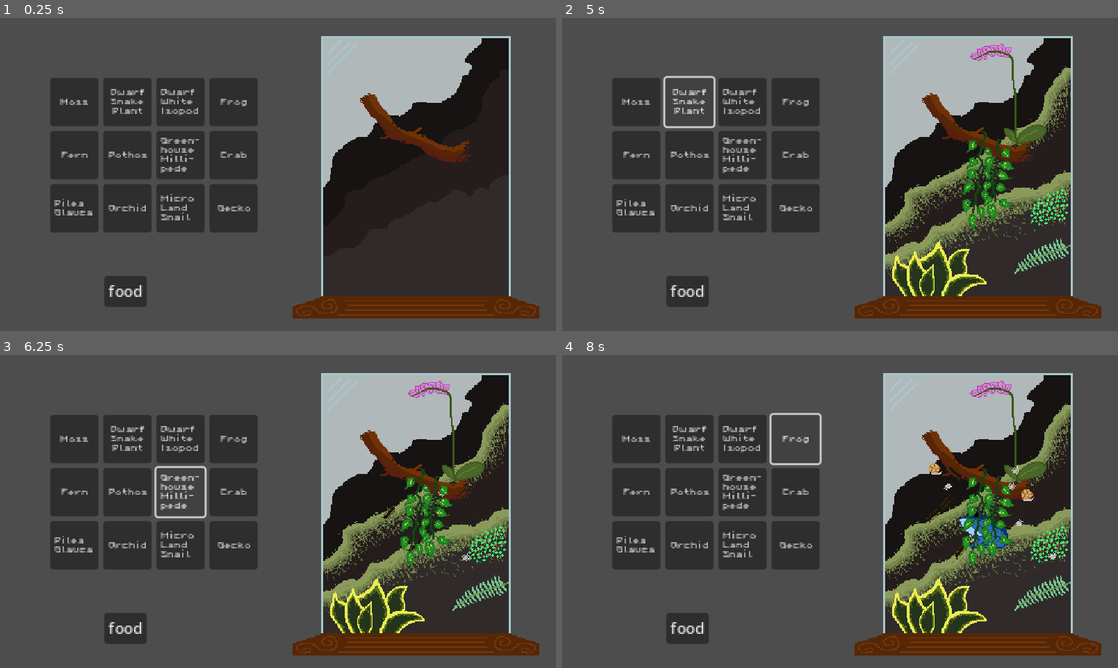
Above: before the commit, frames 1-4 (two rows, left to right).
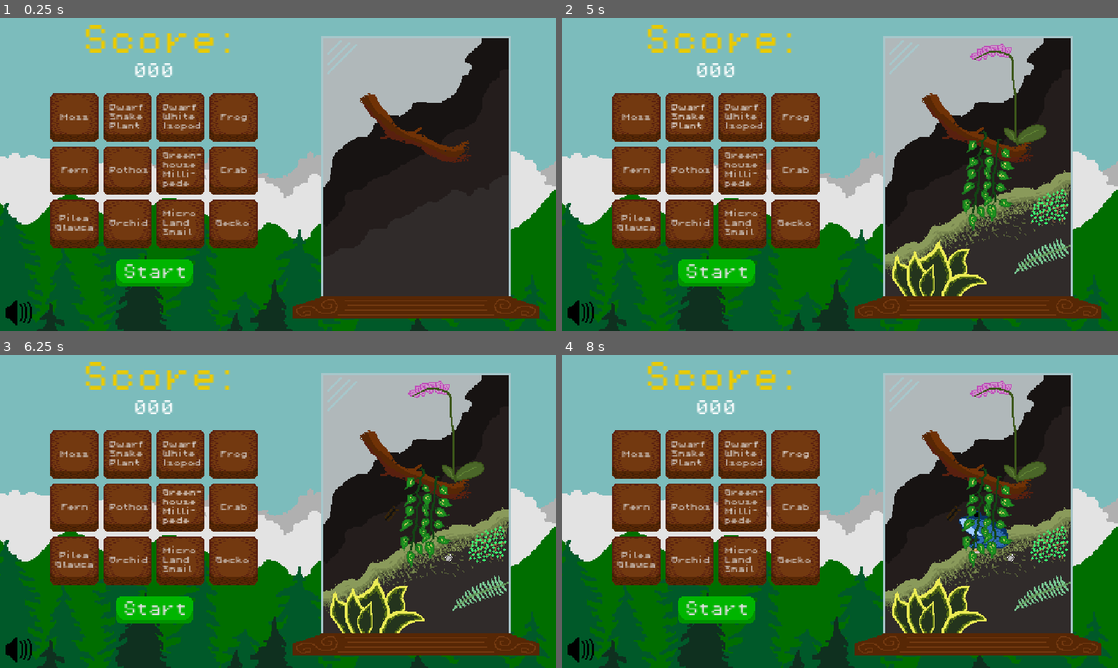
Above: after the commit, the same moments.

Repository: AdamOravecz1/GameJam2025
Game: Godot game, scene res://Scenes/main.tscn
Same seed, same stepped clock (60 frames per second), same inputs: the game is played once before the commit and once after it.
Inputs:
- Up to frame 1 (0.25 s): no input
- Up to frame 2 (5 s): click "Moss" at 0.5 s; click "Fern" at 1.25 s; click "Pilea Glauca" at 2 s; click "Orchid" at 2.75 s; click "Pothos" at 3.5 s; click "Dwarf Snake Plant" at 4.25 s
- Up to frame 3 (6.25 s): click "Dwarf White Isopod" at 5 s; click "Green- house Milli- pede" at 5.75 s
- Up to frame 4 (8 s): click "Micro Land Snail" at 6.5 s; click "Frog" at 7.25 s

The runs differ from the first frame. In frame 1, 69% of the frame differs, in the area x 0-100%, y 0-100%; in frame 2, 70%; in frame 3, 70%; in frame 4, 71%.

Commit message:
sound/ button_design/start/score

Diff:
--- a/Scenes/main.tscn
+++ b/Scenes/main.tscn
@@ -1,7 +1,8 @@
-[gd_scene load_steps=50 format=3 uid="uid://hxme3shh4xb6"]
+[gd_scene load_steps=61 format=3 uid="uid://hxme3shh4xb6"]
 
 [ext_resource type="Script" path="res://Scripts/main.gd" id="1_u4m1k"]
 [ext_resource type="Texture2D" uid="uid://ci286dfxxgitn" path="res://Sprites/EmptyAquarium.png" id="1_xrdet"]
+[ext_resource type="Texture2D" uid="uid://ccmi0hqy8fs4k" path="res://Sprites/BackGround.png" id="2_nvs12"]
 [ext_resource type="Texture2D" uid="uid://dmladlj1vegxh" path="res://Sprites/MossLayer0.png" id="2_ruou6"]
 [ext_resource type="Texture2D" uid="uid://coystd0oxwrwu" path="res://Sprites/MossLayer1.png" id="3_vehcd"]
 [ext_resource type="Texture2D" uid="uid://bdt6voosh4qhq" path="res://Sprites/MossLayer2.png" id="4_e18b1"]
@@ -40,6 +41,11 @@
 [ext_resource type="Texture2D" uid="uid://ca4tskxn2vkoa" path="res://Sprites/DeadDwarfSnakePlantLayer1.png" id="37_5lh6v"]
 [ext_resource type="Theme" uid="uid://c0uuw8w6ubs10" path="res://Themes/Button.tres" id="40_kiocg"]
 [ext_resource type="Texture2D" uid="uid://cci3wssqi8s0u" path="res://Sprites/Stand.png" id="41_go4eq"]
+[ext_resource type="AudioStream" uid="uid://bf6klqc5f1lds" path="res://Sound/Plant.wav" id="42_bqxji"]
+[ext_resource type="AudioStream" uid="uid://b4mwtnxs0mevd" path="res://Sound/Animal.wav" id="43_3cysk"]
+[ext_resource type="Texture2D" uid="uid://vd7drletby43" path="res://Sprites/SoundOn.png" id="44_arqud"]
+[ext_resource type="FontFile" uid="uid://caswad0e4wnv2" path="res://Fonts/PixelOperator.ttf" id="45_xrfuq"]
+[ext_resource type="Theme" uid="uid://74khrow5p36h" path="res://Themes/StartButton.tres" id="46_fuqrg"]
 
 [sub_resource type="RectangleShape2D" id="RectangleShape2D_tcfwk"]
 size = Vector2(26, 12)
@@ -68,9 +74,25 @@
 [sub_resource type="SegmentShape2D" id="SegmentShape2D_uflv2"]
 b = Vector2(-192, 0)
 
+[sub_resource type="StyleBoxEmpty" id="StyleBoxEmpty_ruxel"]
+
+[sub_resource type="StyleBoxEmpty" id="StyleBoxEmpty_2km3s"]
+
+[sub_resource type="StyleBoxEmpty" id="StyleBoxEmpty_2voet"]
+
+[sub_resource type="StyleBoxEmpty" id="StyleBoxEmpty_5xrs0"]
+
+[sub_resource type="StyleBoxEmpty" id="StyleBoxEmpty_163jx"]
+
 [node name="Main" type="Node2D" groups=["Main"]]
 y_sort_enabled = true
 script = ExtResource("1_u4m1k")
+
+[node name="BackGround" type="Sprite2D" parent="."]
+z_index = -1
+position = Vector2(-228, 41)
+scale = Vector2(0.5, 0.5)
+texture = ExtResource("2_nvs12")
 
 [node name="TopOfVine" type="Area2D" parent="."]
 collision_layer = 2
@@ -382,7 +404,7 @@
 texture = ExtResource("41_go4eq")
 
 [node name="Buttons" type="Node2D" parent="."]
-position = Vector2(-379, 0)
+position = Vector2(-379, 16)
 
 [node name="SmallPlants" type="Node2D" parent="Buttons"]
 
@@ -409,7 +431,6 @@
 theme = ExtResource("40_kiocg")
 text = "Pilea
 Glauca"
-alignment = 0
 
 [node name="LargePlants" type="Node2D" parent="Buttons"]
 position = Vector2(55, 0)
@@ -420,15 +441,16 @@
 offset_right = 50.0
 offset_bottom = 105.0
 theme = ExtResource("40_kiocg")
-text = "Orchid"
+text = " Orchid"
+alignment = 0
 
 [node name="PothosButton" type="Button" parent="Buttons/LargePlants"]
 custom_minimum_size = Vector2(50, 50)
 offset_right = 50.0
 offset_bottom = 50.0
 theme = ExtResource("40_kiocg")
-text = "Pothos"
-alignment = 2
+text = " Pothos"
+alignment = 0
 clip_text = true
 
 [node name="DwarfSnakePlantButton" type="Button" parent="Buttons/LargePlants"]
@@ -437,9 +459,10 @@
 offset_right = 50.0
 offset_bottom = -5.0
 theme = ExtResource("40_kiocg")
-text = "Dwarf
-Snake
-Plant"
+text = " Dwarf
+ Snake
+ Plant"
+alignment = 0
 
 [node name="SmallAnimals" type="Node2D" parent="Buttons"]
 position = Vector2(110, 0)
@@ -450,9 +473,9 @@
 offset_right = 50.0
 offset_bottom = -5.0
 theme = ExtResource("40_kiocg")
-text = "Dwarf
-White
-Isopod"
+text = " Dwarf
+ White
+ Isopod"
 alignment = 0
 
 [node name="Millipede" type="Button" parent="Buttons/SmallAnimals"]
@@ -461,10 +484,10 @@
 offset_bottom = 50.0
 theme = ExtResource("40_kiocg")
 theme_override_font_sizes/font_size = 8
-text = "Green-
-house
-Milli-
-pede"
+text = " Green-
+ house
+ Milli-
+ pede"
 alignment = 0
 
 [node name="Snail" type="Button" parent="Buttons/SmallAnimals"]
@@ -473,9 +496,9 @@
 offset_right = 50.0
 offset_bottom = 105.0
 theme = ExtResource("40_kiocg")
-text = "Micro
-Land
-Snail"
+text = " Micro
+ Land
+ Snail"
 alignment = 0
 
 [node name="LargeAnimals" type="Node2D" parent="Buttons"]
@@ -510,12 +533,55 @@
 [node name="Timer" type="Timer" parent="."]
 autostart = true
 
-[node name="food" type="Button" parent="."]
-offset_left = -323.0
-offset_top = 150.0
-offset_right = -279.0
-offset_bottom = 181.0
-text = "food"
+[node name="PlantSound" type="AudioStreamPlayer" parent="."]
+stream = ExtResource("42_bqxji")
+bus = &"SFX"
+
+[node name="AnimalSound" type="AudioStreamPlayer" parent="."]
+stream = ExtResource("43_3cysk")
+bus = &"SFX"
+
+[node name="Sound" type="Button" parent="."]
+offset_left = -428.0
+offset_top = 172.0
+offset_right = -396.0
+offset_bottom = 204.0
+theme_type_variation = &"FlatButton"
+theme_override_styles/normal = SubResource("StyleBoxEmpty_ruxel")
+theme_override_styles/hover = SubResource("StyleBoxEmpty_2km3s")
+theme_override_styles/pressed = SubResource("StyleBoxEmpty_2voet")
+theme_override_styles/disabled = SubResource("StyleBoxEmpty_5xrs0")
+theme_override_styles/focus = SubResource("StyleBoxEmpty_163jx")
+toggle_mode = true
+icon = ExtResource("44_arqud")
+
+[node name="ScoreLabel" type="Label" parent="."]
+offset_left = -346.0
+offset_top = -110.0
+offset_right = -186.0
+offset_bottom = -78.0
+theme_override_colors/font_color = Color(0.917647, 0.792157, 0, 1)
+theme_override_fonts/font = ExtResource("45_xrfuq")
+theme_override_font_sizes/font_size = 32
+text = "Score:"
+
+[node name="Score" type="Label" parent="."]
+offset_left = -293.0
+offset_top = -70.0
+offset_right = -251.0
+offset_bottom = -47.0
+theme_override_fonts/font = ExtResource("45_xrfuq")
+text = "000"
+horizontal_alignment = 1
+
+[node name="Start" type="Button" parent="."]
+offset_left = -311.0
+offset_top = 133.0
+offset_right = -231.0
+offset_bottom = 161.0
+theme = ExtResource("46_fuqrg")
+theme_type_variation = &"FlatButton"
+text = "Start"
 
 [connection signal="pressed" from="Buttons/SmallPlants/MossButton" to="." method="_on_moss_button_pressed"]
 [connection signal="pressed" from="Buttons/SmallPlants/FernButton" to="." method="_on_fern_button_pressed"]
@@ -531,4 +597,5 @@
 [connection signal="pressed" from="Buttons/LargeAnimals/Crab" to="." method="_on_crab_pressed"]
 [connection signal="pressed" from="Buttons/LargeAnimals/Gecko" to="." method="_on_gecko_pressed"]
 [connection signal="timeout" from="Timer" to="." method="_on_timer_timeout"]
-[connection signal="pressed" from="food" to="." method="_on_food_pressed"]
+[connection signal="pressed" from="Sound" to="." method="_on_sound_pressed"]
+[connection signal="pressed" from="Start" to="." method="_on_start_pressed"]
--- a/Scripts/crab.gd
+++ b/Scripts/crab.gd
@@ -58,9 +58,7 @@
 		walk = false
 		hunger = 30
 		main.eat_small_animal()
-		if main.found_food:
-			main.fertilizer += nutrition
-		else:
+		if not main.found_food:
 			main.big_animal_present = null
 			queue_free()
 
--- a/Scripts/frog.gd
+++ b/Scripts/frog.gd
@@ -73,8 +73,6 @@
 		frog_animation.play("eat")
 		hunger = 20
 		main.eat_small_animal()
-		if main.found_food:
-			main.fertilizer += nutrition
-		else:
+		if not main.found_food:
 			main.big_animal_present = null
 			queue_free()
--- a/Scripts/gecko.gd
+++ b/Scripts/gecko.gd
@@ -62,9 +62,7 @@
 		gecko_animation.play("eat")
 		hunger = 10
 		main.eat_small_animal()
-		if main.found_food:
-			main.fertilizer += nutrition
-		else:
+		if not main.found_food:
 			main.big_animal_present = null
 			queue_free()
 
--- a/Scripts/main.gd
+++ b/Scripts/main.gd
@@ -4,6 +4,14 @@
 var frog := preload("res://Scenes/frog.tscn")
 var crab := preload("res://Scenes/crab.tscn")
 var gecko := preload("res://Scenes/gecko.tscn")
+
+@onready var plant_sound = $PlantSound
+@onready var animal_sound = $AnimalSound
+
+@export var sound_off = preload("res://Sprites/SoundOff.png")
+@export var sound_on = preload("res://Sprites/SoundOn.png")
+
+var sound = true
 
 var found_food = false
 var type_to_eat = 0
@@ -12,6 +20,8 @@
 var fertilizer = 30
 var restart_game = true
 
+var score = 0
+
 var moss = {
 	"name" = "Moss",
 	"live" = 0,
@@ -103,7 +113,7 @@
 	"name" = "Millipede",
 	"health" = 30,
 	"eats" = 40.0,
-	"nutrition" = 2.0,
+	"nutrition" = 1.5,
 	"hunger_sensitivity" = 2
 }
 
@@ -111,7 +121,7 @@
 	"name" = "Snail",
 	"health" = 40,
 	"eats" = 50.0,
-	"nutrition" = 3.0,
+	"nutrition" = 2.0,
 	"hunger_sensitivity" = 3
 }
 
@@ -120,6 +130,10 @@
 	"millipede" = millipede,
 	"snail" = snail
 }
+
+func _ready():
+	Engine.time_scale = 0
+	$Sound.icon = sound_on
 
 func _on_moss_button_pressed():
 	if moss["live"] < 4:
@@ -128,7 +142,7 @@
 		moss["live"] += 1
 		$Moss.get_children()[moss["showing"]].show()
 		$Moss.get_children()[moss["showing"] + 4].hide()
-
+		plant_sound.play()
 		moss["showing"] += 1
 
 func _on_fern_button_pressed():
@@ -138,7 +152,7 @@
 		fern["live"] += 1
 		$Fern.get_children()[fern["showing"]].show()
 		$Fern.get_children()[fern["showing"] + 4].hide()
-
+		plant_sound.play()
 		fern["showing"] += 1
 
 func _on_pilea_glauca_button_pressed():
@@ -148,7 +162,7 @@
 		pilea_glauca["live"] += 1
 		$PileaGlauca.get_children()[pilea_glauca["showing"]].show()
 		$PileaGlauca.get_children()[pilea_glauca["showing"] + 4].hide()
-
+		plant_sound.play()
 		pilea_glauca["showing"] += 1
 
 func _on_orchid_button_pressed():
@@ -158,7 +172,7 @@
 		orchid["live"] += 1
 		$Orchid.get_children()[orchid["showing"]].show()
 		$Orchid.get_children()[orchid["showing"] + 2].hide()
-
+		plant_sound.play()
 		orchid["showing"] += 1
 
 func _on_pothos_button_pressed():
@@ -168,7 +182,7 @@
 		pothos["live"] += 1
 		$Pothos.get_children()[pothos["showing"]].show()
 		$Pothos.get_children()[pothos["showing"] + 2].hide()
-
+		plant_sound.play()
 		pothos["showing"] += 1
 
 func _on_dwarf_snake_plant_button_pressed():
@@ -178,20 +192,24 @@
 		dwarf_snake_plant["live"] += 1
 		$DwarfSnakePlant.get_children()[dwarf_snake_plant["showing"]].show()
 		$DwarfSnakePlant.get_children()[dwarf_snake_plant["showing"] + 2].hide()
-
+		plant_sound.play()
 		dwarf_snake_plant["showing"] += 1
 
 func _on_isopod_pressed():
 	add_small_animal("dwarf_white_isopod")
+	animal_sound.play()
 
 func _on_millipede_pressed():
 	add_small_animal("greenhouse_millipede")
+	animal_sound.play()
 
 func _on_snail_pressed():
 	add_small_animal("micro_land_snail")
+	animal_sound.play()
 
 func _on_frog_pressed():
 	if big_animal_present == null:
+		animal_sound.play()
 		var animal := frog.instantiate()
 		var rand_x = randi_range(-40, 70)
 		var rand_y = randi_range(25, 100)
@@ -201,6 +219,7 @@
 
 func _on_crab_pressed():
 	if big_animal_present == null:
+		animal_sound.play()
 		var animal := crab.instantiate()
 		var rand_x = randi_range(-40, 70)
 		var rand_y = randi_range(25, 100)
@@ -210,6 +229,7 @@
 
 func _on_gecko_pressed():
 	if big_animal_present == null:
+		animal_sound.play()
 		var animal := gecko.instantiate()
 		var rand_x = randi_range(-40, 70)
 		var rand_y = randi_range(25, 100)
@@ -241,6 +261,8 @@
 
 
 func _on_timer_timeout():
+	score += 1
+
 	restart_game = true
 	plant_loop(pilea_glauca)
 	plant_loop(fern)
@@ -255,6 +277,10 @@
 	if restart_game:
 		plant_material = 0
 		fertilizer = 30
+		Engine.time_scale = 0
+		score = 0
+
+	$Score.text = str(score)
 
 
 func plant_loop(plant):
@@ -335,21 +361,32 @@
 			0:
 				if $Animals/Isopod.get_child_count() > 0:
 					$Animals/Isopod.get_child(0).queue_free()
+					fertilizer += big_animal_present.nutrition * isopod["nutrition"]
 					print("iso")
 					found_food = true
 			1:
 				if $Animals/Millipede.get_child_count() > 0:
 					$Animals/Millipede.get_child(0).queue_free()
+					fertilizer += big_animal_present.nutrition * millipede["nutrition"]
 					print("milli")
 					found_food = true
 			2:
 				if $Animals/Snail.get_child_count() > 0:
 					$Animals/Snail.get_child(0).queue_free()
+					fertilizer += big_animal_present.nutrition * snail["nutrition"]
 					print("snail")
 					found_food = true
 		tried += 1
 
 	type_to_eat += 1
 
-func _on_food_pressed():
-	fertilizer += 15
+func _on_sound_pressed():
+	var bus_index = AudioServer.get_bus_index("SFX")
+	var is_muted = $Sound.button_pressed
+
+	AudioServer.set_bus_mute(bus_index, is_muted)
+	$Sound.icon = sound_off if is_muted else sound_on
+
+
+func _on_start_pressed():
+	Engine.time_scale = 1
--- a/Scripts/small_animal.gd
+++ b/Scripts/small_animal.gd
@@ -101,7 +101,6 @@
 			health -= hunger_sensitive
 	else:
 		if compost_counter == 0:
-			main.fertilizer += nutrition
 			queue_free()
 		compost_counter -= 1
 		triger_death()
--- a/Themes/Button.tres
+++ b/Themes/Button.tres
@@ -1,6 +1,7 @@
 [gd_resource type="Theme" load_steps=7 format=3 uid="uid://c0uuw8w6ubs10"]
 
 [ext_resource type="FontFile" uid="uid://caswad0e4wnv2" path="res://Fonts/PixelOperator.ttf" id="1_dtg4c"]
+[ext_resource type="Texture2D" uid="uid://dslpjl138pq67" path="res://Sprites/Button3.png" id="2_vflln"]
 
 [sub_resource type="StyleBoxFlat" id="StyleBoxFlat_nucju"]
 content_margin_left = 4.0
@@ -14,62 +15,22 @@
 corner_radius_bottom_left = 3
 corner_detail = 5
 
-[sub_resource type="StyleBoxFlat" id="StyleBoxFlat_l7fid"]
-content_margin_left = 4.0
-content_margin_top = 4.0
-content_margin_right = 4.0
-content_margin_bottom = 4.0
-bg_color = Color(1, 1, 1, 0.75)
-draw_center = false
-border_width_left = 2
-border_width_top = 2
-border_width_right = 2
-border_width_bottom = 2
-corner_radius_top_left = 3
-corner_radius_top_right = 3
-corner_radius_bottom_right = 3
-corner_radius_bottom_left = 3
-corner_detail = 5
-expand_margin_left = 2.0
-expand_margin_top = 2.0
-expand_margin_right = 2.0
-expand_margin_bottom = 2.0
+[sub_resource type="StyleBoxEmpty" id="StyleBoxEmpty_poym1"]
 
-[sub_resource type="StyleBoxFlat" id="StyleBoxFlat_nc7cw"]
-content_margin_left = 4.0
-content_margin_top = 4.0
-content_margin_right = 4.0
-content_margin_bottom = 4.0
-bg_color = Color(0.225, 0.225, 0.225, 0.6)
-corner_radius_top_left = 3
-corner_radius_top_right = 3
-corner_radius_bottom_right = 3
-corner_radius_bottom_left = 3
-corner_detail = 5
+[sub_resource type="StyleBoxTexture" id="StyleBoxTexture_hdib3"]
+content_margin_left = 2.0
+content_margin_right = 2.0
+content_margin_bottom = 1.0
+texture = ExtResource("2_vflln")
+region_rect = Rect2(0, 0, 50, 50)
 
-[sub_resource type="StyleBoxFlat" id="StyleBoxFlat_mg25u"]
-content_margin_left = 4.0
-content_margin_top = 4.0
-content_margin_right = 4.0
-content_margin_bottom = 4.0
-bg_color = Color(0.1, 0.1, 0.1, 0.6)
-corner_radius_top_left = 3
-corner_radius_top_right = 3
-corner_radius_bottom_right = 3
-corner_radius_bottom_left = 3
-corner_detail = 5
-
-[sub_resource type="StyleBoxFlat" id="StyleBoxFlat_31jwt"]
-content_margin_left = 4.0
-content_margin_top = 4.0
-content_margin_right = 4.0
-content_margin_bottom = 4.0
-bg_color = Color(0, 0, 0, 0.6)
-corner_radius_top_left = 3
-corner_radius_top_right = 3
-corner_radius_bottom_right = 3
-corner_radius_bottom_left = 3
-corner_detail = 5
+[sub_resource type="StyleBoxTexture" id="StyleBoxTexture_qgca0"]
+content_margin_left = 2.0
+content_margin_top = 8.0
+content_margin_right = 2.0
+content_margin_bottom = 1.0
+texture = ExtResource("2_vflln")
+region_rect = Rect2(0, 50, 50, 50)
 
 [resource]
 Button/colors/font_color = Color(0.875, 0.875, 0.875, 1)
@@ -85,14 +46,10 @@
 Button/colors/icon_hover_pressed_color = Color(1, 1, 1, 1)
 Button/colors/icon_normal_color = Color(1, 1, 1, 1)
 Button/colors/icon_pressed_color = Color(1, 1, 1, 1)
-Button/constants/h_separation = 4
-Button/constants/icon_max_width = 0
-Button/constants/minimum_size = 50
-Button/constants/outline_size = 0
 Button/font_sizes/font_size = 8
 Button/fonts/font = ExtResource("1_dtg4c")
 Button/styles/disabled = SubResource("StyleBoxFlat_nucju")
-Button/styles/focus = SubResource("StyleBoxFlat_l7fid")
-Button/styles/hover = SubResource("StyleBoxFlat_nc7cw")
-Button/styles/normal = SubResource("StyleBoxFlat_mg25u")
-Button/styles/pressed = SubResource("StyleBoxFlat_31jwt")
+Button/styles/focus = SubResource("StyleBoxEmpty_poym1")
+Button/styles/hover = SubResource("StyleBoxTexture_hdib3")
+Button/styles/normal = SubResource("StyleBoxTexture_hdib3")
+Button/styles/pressed = SubResource("StyleBoxTexture_qgca0")
--- /dev/null
+++ b/Themes/StartButton.tres
@@ -0,0 +1,22 @@
+[gd_resource type="Theme" load_steps=6 format=3 uid="uid://74khrow5p36h"]
+
+[ext_resource type="FontFile" uid="uid://caswad0e4wnv2" path="res://Fonts/PixelOperator.ttf" id="1_t78p2"]
+[ext_resource type="Texture2D" uid="uid://dkaveiom31vmn" path="res://Sprites/StartButton2.png" id="2_wn1qw"]
+
+[sub_resource type="StyleBoxEmpty" id="StyleBoxEmpty_ylhy4"]
+
+[sub_resource type="StyleBoxTexture" id="StyleBoxTexture_msag3"]
+texture = ExtResource("2_wn1qw")
+region_rect = Rect2(0, 0, 80, 28)
+
+[sub_resource type="StyleBoxTexture" id="StyleBoxTexture_r311t"]
+content_margin_top = 4.0
+texture = ExtResource("2_wn1qw")
+region_rect = Rect2(0, 28, 80, 28)
+
+[resource]
+Button/fonts/font = ExtResource("1_t78p2")
+Button/styles/focus = SubResource("StyleBoxEmpty_ylhy4")
+Button/styles/hover = SubResource("StyleBoxTexture_msag3")
+Button/styles/normal = SubResource("StyleBoxTexture_msag3")
+Button/styles/pressed = SubResource("StyleBoxTexture_r311t")
--- /dev/null
+++ b/default_bus_layout.tres
@@ -0,0 +1,9 @@
+[gd_resource type="AudioBusLayout" format=3 uid="uid://dicihwypeqvln"]
+
+[resource]
+bus/1/name = &"SFX"
+bus/1/solo = false
+bus/1/mute = false
+bus/1/bypass_fx = false
+bus/1/volume_db = 0.0
+bus/1/send = &"Master"
Not shown, added: Sound/Animal.wav.import
Not shown, added: Sound/Plant.wav.import
Binary file added: Sprites/BackGround.png
Not shown, added: Sprites/BackGround.png.import
Binary file added: Sprites/Button.png
Not shown, added: Sprites/Button.png.import
Binary file added: Sprites/Button2.png
Not shown, added: Sprites/Button2.png.import
Binary file added: Sprites/Button3.png
Not shown, added: Sprites/Button3.png.import
Binary file added: Sprites/SoundIcon.png
Not shown, added: Sprites/SoundIcon.png.import
(and 10 more such lines)
